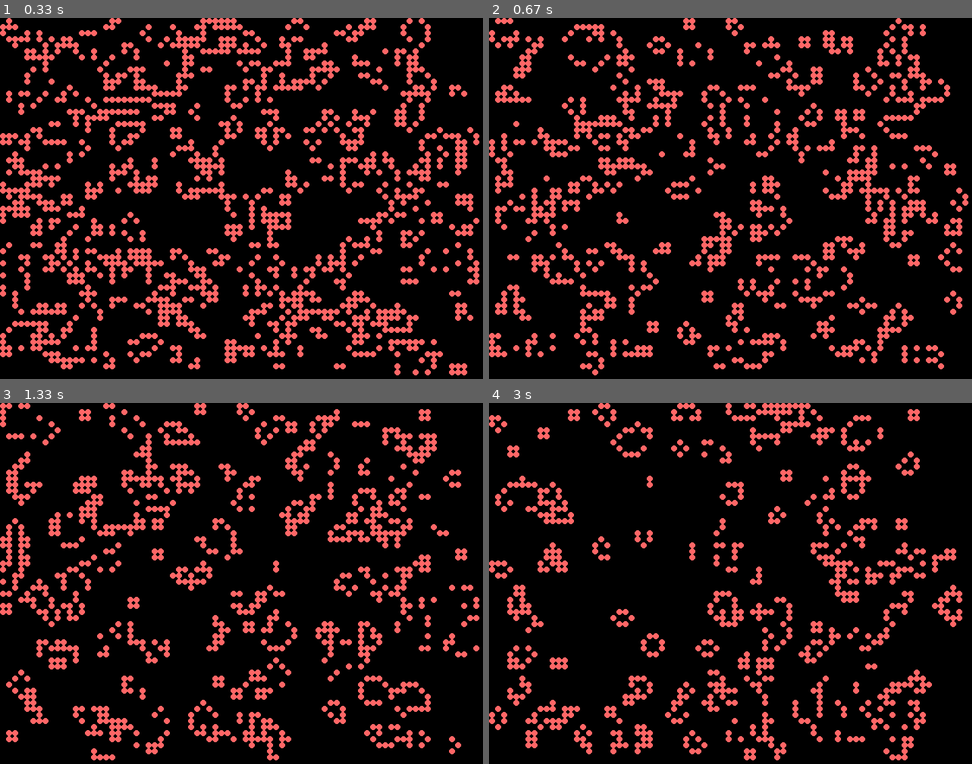
Above: before the commit, frames 1-4 (two rows, left to right).
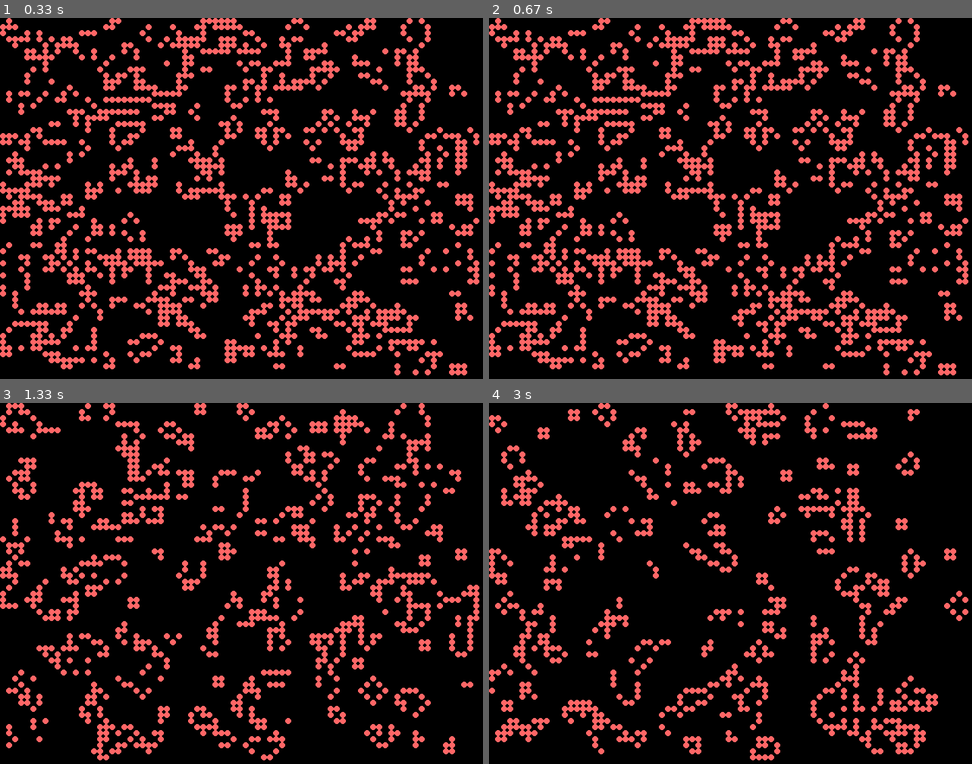
Above: after the commit, the same moments.

Repository: RMDircio/CSPT13_Unit1_Build_Pygame_GameofLife
Game: pygame game, started from GameOfLife.py
Same seed, same stepped clock (60 frames per second), same inputs: the game is played once before the commit and once after it.
Inputs:
- Up to frame 1 (0.33 s): no input
- Up to frame 2 (0.67 s): tap C at 0.33 s
- Up to frame 3 (1.33 s): tap S at 0.67, 1.1 s
- Up to frame 4 (3 s): tap S at 1.77, 2.3, 2.95 s

Frame 1 is identical in both runs. In frame 2, 24% of the frame differs, in the area x 0-100%, y 0-99%; in frame 3, 16%; in frame 4, 16%.

Commit message:
Clear Screen keypress

Diff:
--- a/GameOfLife.py
+++ b/GameOfLife.py
@@ -170,16 +170,18 @@
                 print("key pressed")
                 # if 's' key is pressed --> toggle game pause
                 if event.unicode == 's':
-                    print("Toggling pause.")
+                    print("Paused.")
                     if self.paused:
                         self.paused = False
+                        print('Resume')
                     else:
                         self.paused = True
 
                 if event.unicode == 'c':
-                    print('Clear grid.')
-
-
+                    print("Clear grid - Press 'r' to randomize and then 's' to resume.")
+                    self.paused = True
+                    self.set_grid(0, 0)
+                    self.draw_grid()
 
                 # if 'r' key is pressed --> randomize gride
                 elif event.unicode == 'r':
